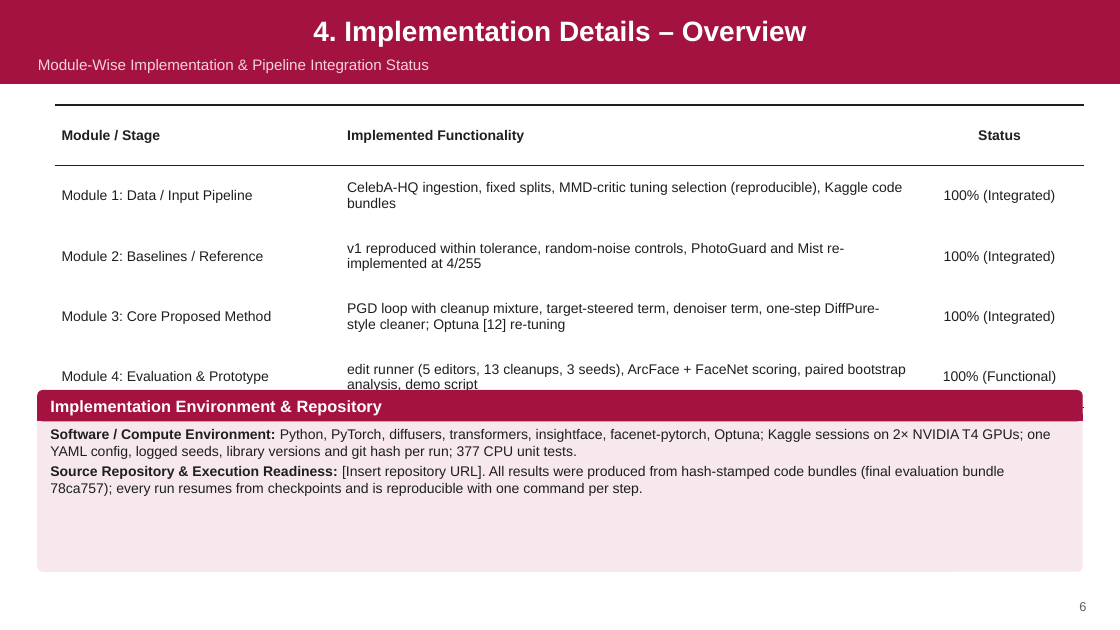
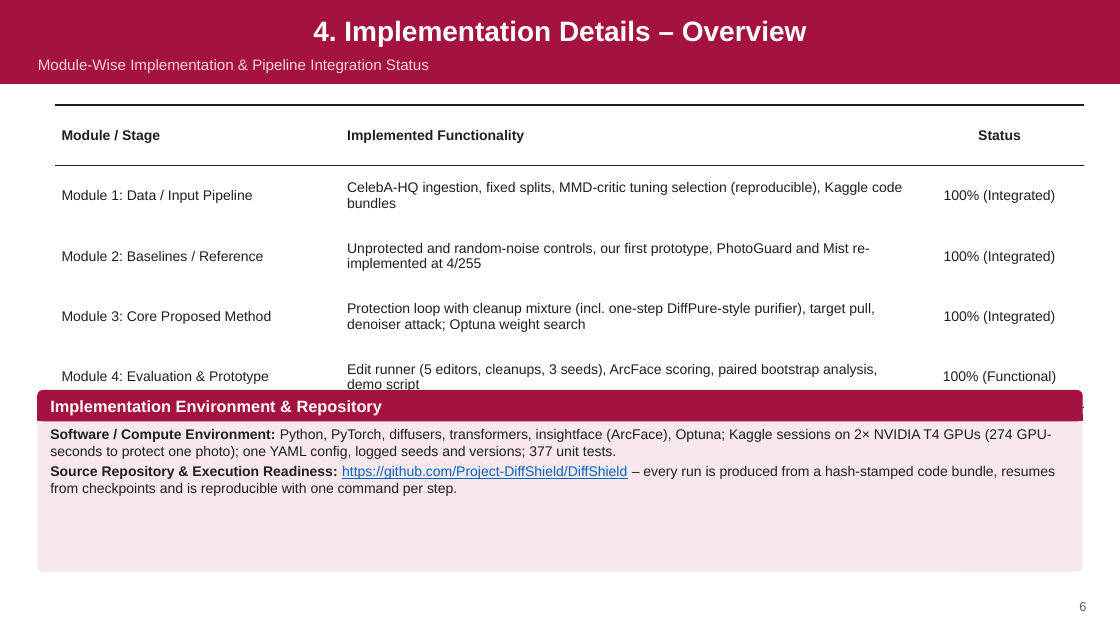
Before and after one commit to Project-DiffShield/DiffShield, a slide deck: slide 6 of reports/DiffShield_PhaseII_External_Review.pptx. Drawn at 1120x630 pixels with LibreOffice and Linux fonts; fonts in the diff are those of the drawing. Boxes give left, top, right and bottom in pixels: in the first picture for what was removed or moved away, otherwise in the second. Text is boxed around its words. In the diff, an @@ line names an element or a change of style, - is before the commit and + after.

Commit message:
Phase II deck rebuilt around the final method (trial 14): team details, guide, new objectives, methods-compared slide, trial 14 results and cleanup chart, deliverables slide with links

```diff
--- a/reports/DiffShield_PhaseII_External_Review.pptx
+++ b/reports/DiffShield_PhaseII_External_Review.pptx
@@ table at (55, 105, 1084, 397) @@
-row 3, column 2: v1 reproduced within tolerance, random-noise controls, PhotoGuard and Mist re-implemented at 4/255
+row 3, column 2: Unprotected and random-noise controls, our first prototype, PhotoGuard and Mist re-implemented at 4/255
-row 4, column 2: PGD loop with cleanup mixture, target-steered term, denoiser term, one-step DiffPure-style cleaner; Optuna [12] re-tuning
+row 4, column 2: Protection loop with cleanup mixture (incl. one-step DiffPure-style purifier), target pull, denoiser attack; Optuna weight search
-row 5, column 2: edit runner (5 editors, 13 cleanups, 3 seeds), ArcFace + FaceNet scoring, paired bootstrap analysis, demo script
+row 5, column 2: Edit runner (5 editors, cleanups, 3 seeds), ArcFace scoring, paired bootstrap analysis, demo script
@@ text at (50, 429, 1055, 496): text changed @@
-▸ Software / Compute Environment: Python, PyTorch, diffusers, transformers, insightface, facenet-pytorch, Optuna; Kaggle sessions on 2× NVIDIA T4 GPUs; one YAML config, logged seeds, library versions and git hash per run; 377 CPU unit tests.
-▸ Source Repository & Execution Readiness: [Insert repository URL]. All results were produced from hash-stamped code bundles (final evaluation bundle 78ca757); every run resumes from checkpoints and is reproducible with one command per step.
+▸ Software / Compute Environment: Python, PyTorch, diffusers, transformers, insightface (ArcFace), Optuna; Kaggle sessions on 2× NVIDIA T4 GPUs (274 GPU-seconds to protect one photo); one YAML config, logged seeds and versions; 377 unit tests.
+▸ Source Repository & Execution Readiness: https://github.com/Project-DiffShield/DiffShield – every run is produced from a hash-stamped code bundle, resumes from checkpoints and is reproducible with one command per step.
```
Also in this commit, not shown: 7 other slides changed, 3 slides added, 1 slide removed, 1 other file.
